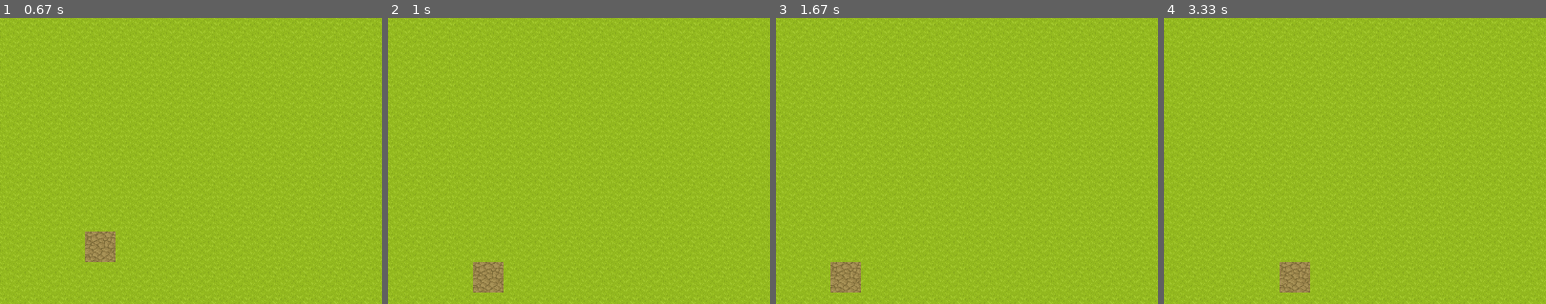
Above: before the commit, frames 1-4 (left to right).
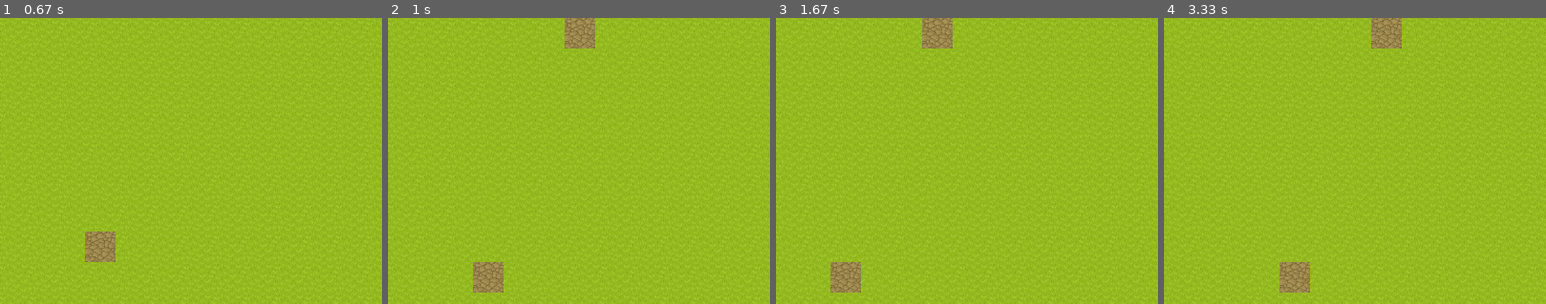
Above: after the commit, the same moments.

Repository: RoranBlackfire/pyGameDev
Game: pygame game, started from main.py
Same seed, same stepped clock (60 frames per second), same inputs: the game is played once before the commit and once after it.
Inputs:
- Up to frame 1 (0.67 s): hold Right from 0.33 s (still down)
- Up to frame 2 (1 s): release Right at 0.8 s; hold Up from 0.83 s (still down)
- Up to frame 3 (1.67 s): release Up at 1.13 s; hold Right 1.17-1.63 s
- Up to frame 4 (3.33 s): hold Left 1.67-2.2 s; hold Down 2.23-2.53 s; hold Left 2.57-2.97 s; hold Up from 3 s (still down)
The pictures show only the part of the screen within x 5-55%, y 0-50%; the shares and areas given below are measured in that part.

Frame 1 is identical in both runs. In frame 2, 0.9% of the frame differs, in the area x 46-55%, y 0-11%; in frame 3, 0.9%; in frame 4, 0.9%.

Commit message:
got edition in gitignore

Diff:
--- a/main.py
+++ b/main.py
@@ -1,4 +1,5 @@
 import pygame as pg
+from pygame.locals import *
 import numpy as np
 import random
 import map
@@ -9,11 +10,12 @@
 pg.init()
 
 screen = pg.display.set_mode(const.CONST_WINDOW_SIZE)
+pg.display.set_caption("Prototyping")
 mapsheet = pg.image.load("res/Map/maptileset.png").convert_alpha()
 gmap = np.ndarray((200, 200), dtype=int)
 gmap.fill(0)
 
-for i in range(0, 50):
+for i in range(0, 150):
     gmap[random.randint(0, 199)][random.randint(0, 199)] = 1
 
 m = map.Map(mapsheet, gmap, const.CONST_WINDOW_SIZE)
Not shown, added: requirements.txt
